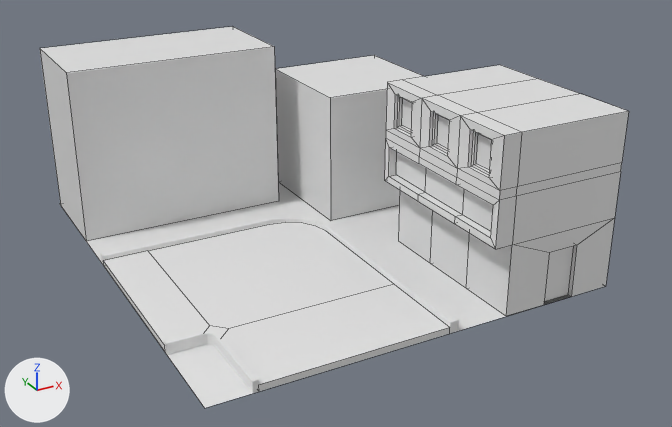
Before and after pictures for a commit that changed the Blender file cyberpunk.blend.
Both versions are drawn from a camera (50 mm lens) standing at (-3.68, -8.25, 4.64) and looking at (0.91, 0.1, 0.47). Every picture has the same lights, and +X, +Y and +Z are marked at lower left. Mesh edges are drawn as thin lines on the coarser meshes.

The scene before the commit, as lines of its bpy script (objects in view):
```python
me_cube = bpy.data.meshes.new('Cube')
me_cube.from_pydata([(1.55, 1.11, 1.0), (1.55, 1.0, -1.0), (1.55, -1.0, 1.0), (1.55, -1.0, -1.0), (-1.55, 1.11, 1.0), (-1.55, 1.0, -1.0), (-1.55, -1.0, 1.0), (-1.55, -1.0, -1.0)], [], [(0, 4, 6, 2), (3, 2, 6, 7), (7, 6, 4, 5), (5, 1, 3, 7), (1, 0, 2, 3), (5, 4, 0, 1)])
me_cube.materials.append(mat_material)  # white #e7e7e7
me_cube_001 = bpy.data.meshes.new('Cube.001')
me_cube_001.from_pydata(...)  # 132 vertices, 130 faces; spans x -2.47..1.33, y -1.0..1.0, z -1.0..0.92
me_cube_001.materials.append(mat_material)  # white #e7e7e7
me_cube_002 = bpy.data.meshes.new('Cube.002')
me_cube_002.from_pydata(...)  # a box spanning x -1.33..1.84, y -1.3..1.0, z -1.0..0.55
me_cube_002.materials.append(mat_material)  # white #e7e7e7
me_plane = bpy.data.meshes.new('Plane')
me_plane.from_pydata([(-0.5, -0.67, 0.0), (1.0, -0.67, 0.0), (-0.5, 1.0, 0.0), (1.0, 1.0, 0.0)], [], [(0, 1, 3, 2)])
ob_cube = bpy.data.objects.new('Cube', me_cube)
ob_cube.location = (-0.264, 2.336, 1.0)
ob_cube.scale = (0.8, 0.6, 1.0)
ob_cube_001 = bpy.data.objects.new('Cube.001', me_cube_001)
ob_cube_001.location = (2.47, -0.998, 1.0)
ob_cube_001.scale = (0.4, 1.0, 1.0)
ob_cube_002 = bpy.data.objects.new('Cube.002', me_cube_002)
ob_cube_002.location = (1.878, 1.708, 1.0)
ob_cube_002.scale = (0.465, 0.642, 1.0)
ob_plane = bpy.data.objects.new('Plane', me_plane)
ob_plane.location = (0.0, 0.0, 0.0)
ob_plane.scale = (3.0, 3.0, 3.0)
# also in view: 'Plane.002' at (-0.2, -0.45, 0.06); 'Plane.001' at (-0.25, -0.5, 0.04)
```
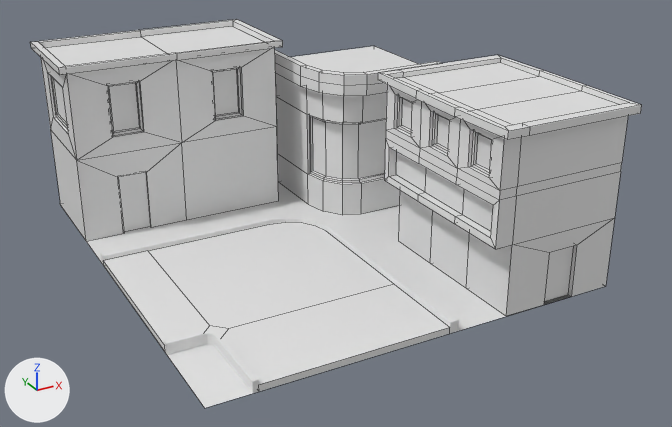
The change, as JSON lines over the scene's bpy script:
```json
{"block": "me_cube", "where": "# used by ob_cube; location = (-0.264, 2.336, 1.0); scale = (0.8, 0.6, 1.0)"}
{"op": "remove", "block": "me_cube", "code": "me_cube.from_pydata(...)  # 8 vertices, 6 faces; spans x -1.55..1.55, y -1.0..1.11, z -1.0..1.0"}
{"op": "add", "block": "me_cube", "code": "me_cube.from_pydata(...)  # 98 vertices, 93 faces, 1 loose edge; spans x -1.65..1.65, y -1.1..1.2, z -1.0..1.07"}
{"block": "me_cube", "change": "me_cube part 1: 90 vertices added at x -1.65..1.65, y -1.1..1.2, z -1.0..1.07"}
{"block": "me_cube_001", "where": "# used by ob_cube_001; location = (2.47, -0.998, 1.0); scale = (0.4, 1.0, 1.0)"}
{"op": "remove", "block": "me_cube_001", "code": "me_cube_001.from_pydata(...)  # 132 vertices, 130 faces; spans x -2.47..1.33, y -1.0..1.0, z -1.0..0.92"}
{"op": "add", "block": "me_cube_001", "code": "me_cube_001.from_pydata(...)  # 172 vertices, 170 faces; spans x -2.63..1.48, y -1.11..1.11, z -1.0..1.0"}
{"block": "me_cube_001", "change": "me_cube_001 part 2"}
{"block": "me_cube_001", "change": "2 vertices are removed from x -1.97, y -0.33..0.33, z 0.92"}
{"block": "me_cube_001", "change": "6 faces are deleted"}
{"block": "me_cube_001", "change": "26 vertices are added at x -2.63..1.48, y -1.11..1.11, z 0.92..1.0"}
{"block": "me_cube_001", "change": "10 new vertices lie (0.0, 0.67, 0.0) away from vertices in x -2.47..1.33, y -1.0..0.33, z 0.95..1.0"}
{"block": "me_cube_001", "change": "6 new vertices lie (0.0, 0.0, 0.08) away from vertices in x -2.58..1.44, y -1.11..1.11, z 0.92"}
{"block": "me_cube_001", "change": "46 new faces join them"}
{"block": "me_cube_002", "where": "# used by ob_cube_002; location = (1.878, 1.708, 1.0); scale = (0.465, 0.642, 1.0)"}
{"op": "remove", "block": "me_cube_002", "code": "me_cube_002.from_pydata(...)  # 8 vertices, 6 faces; spans x -1.33..1.84, y -1.3..1.0, z -1.0..0.55"}
{"op": "add", "block": "me_cube_002", "code": "me_cube_002.from_pydata(...)  # 89 vertices, 84 faces; spans x -1.5..1.84, y -1.47..1.0, z -1.0..0.8"}
{"block": "me_cube_002", "change": "me_cube_002 part 3: 2 vertices removed from x -1.33, y -1.3, z -1.0..0.55; 83 vertices added at x -1.5..1.84, y -1.47..1.0, z -1.0..0.8"}
```

Pixel boxes (x1, y1, x2, y2) of what changed, in the pictures (672 x 427 px):
```json
{"object": "Cube.001", "change": "reshaped", "before": [385, 65, 629, 316], "after": [378, 55, 642, 316], "on screen": "8% wider"}
{"object": "Cube", "change": "reshaped", "before": [40, 27, 279, 241], "after": [30, 19, 283, 241]}
{"object": "Cube.002", "change": "reshaped", "before": [275, 55, 425, 221], "after": [275, 46, 441, 215], "on screen": "11% wider"}
{"part": 1, "of": "me_cube", "change": "added", "after": [30, 19, 283, 241]}
{"part": 2, "of": "me_cube_001", "change": "built on", "before": [387, 65, 627, 136], "after": [378, 55, 642, 140]}
```
